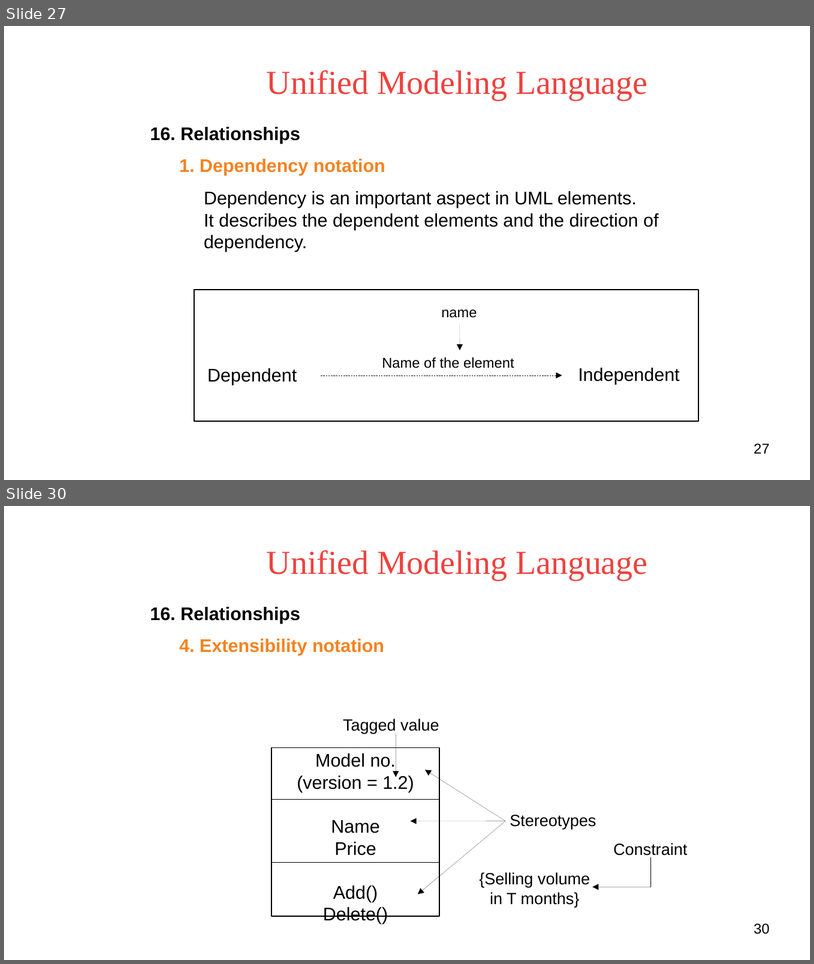
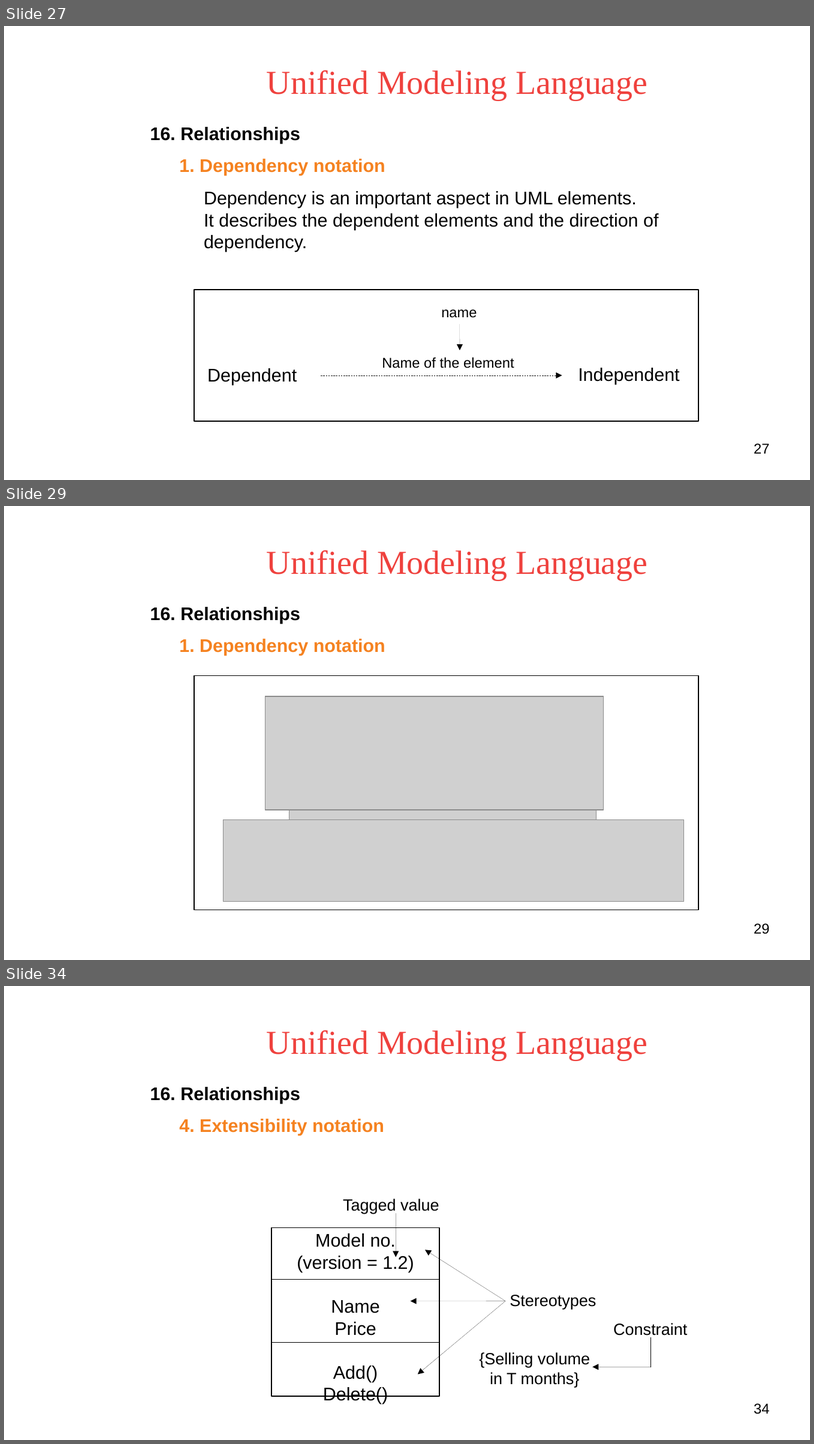
Before and after one commit to voducman/new, a slide deck: UML Presents.odp. Shown one above the other, each under a label of ours: slides 27 and 30 before the commit, slides 27, 29 and 34 after it; the slides between them are not shown. The pictures are 814x964 and 814x1444 pixels, drawn with LibreOffice and Linux fonts; fonts in the diff are those of the drawing; grey boxes stand for pictures; background and template pictures are left out. Boxes give left, top, right and bottom in pixels: in the first picture for what was removed or moved away, otherwise in the second. Text is boxed around its words. In the diff, an @@ line names an element or a change of style, - is before the commit and + after.

```diff
--- a/UML Presents.odp
+++ b/UML Presents.odp
@@ slide 29 added at <box>4,506,810,960</box>, background picture (left out) @@
@@ title added at <box>267,550,648,580</box>, 33 pt, text #EF413D @@
+Unified Modeling Language
@@ text added at <box>150,607,300,623</box>, 18 pt, text #000000, bold @@
+16. Relationships
@@ text added at <box>179,639,386,655</box>, 18 pt, text #F58220, bold @@
+1. Dependency notation
@@ rectangle added at <box>194,676,699,910</box>, outline #000000 0.99 pt @@
@@ picture added at <box>266,696,604,810</box> @@
@@ picture added at <box>290,714,597,879</box> @@
@@ picture added at <box>224,820,684,901</box> @@
@@ page number added at <box>754,923,770,934</box>, 14 pt, text #000000 @@
+29
@@ what was slide 30 is now slide 34 @@
@@ page number at <box>754,1403,770,1414</box>: text changed @@
-30
+34
```
Also in this commit, not shown: 7 slides changed, 4 other slides added.
